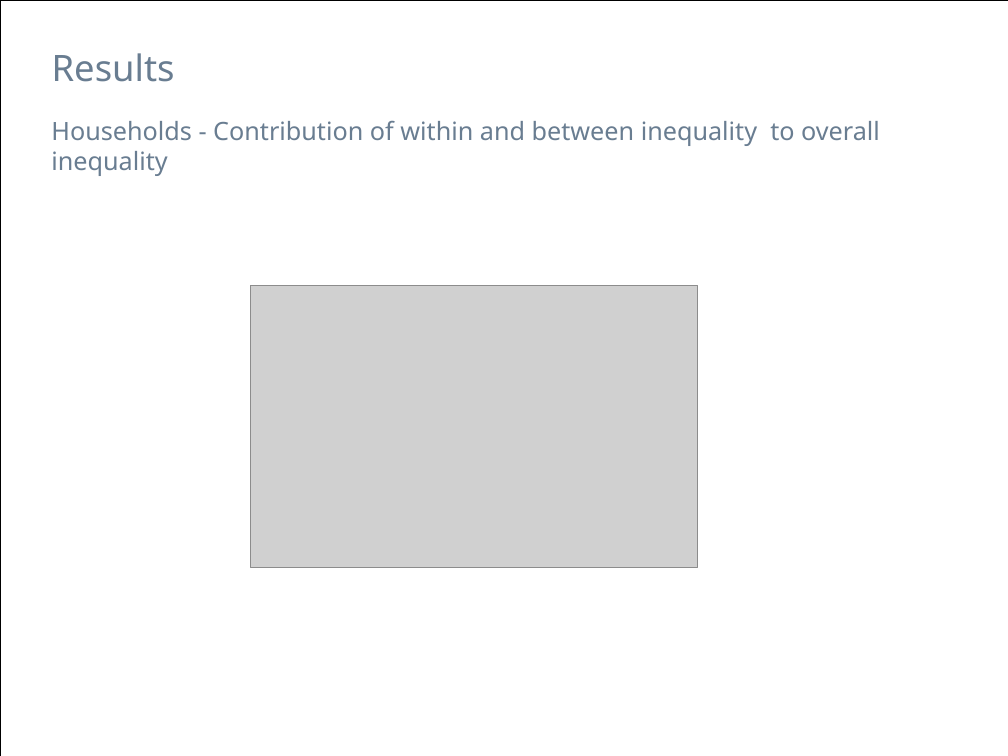
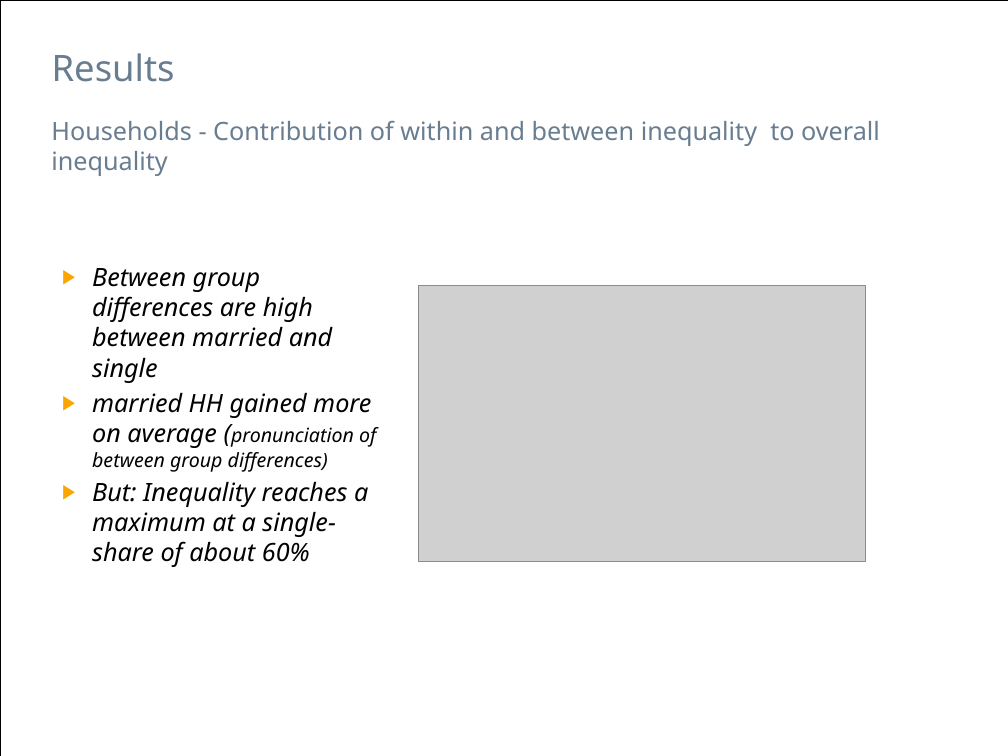
Before and after one commit to hackstutz/neuchatel, a slide deck: slide 11 of presentation/Inequality by Demographic Factors_NoTheory_2.pptx. Drawn at 1008x756 pixels with LibreOffice and Linux fonts; fonts in the diff are those of the drawing; grey boxes stand for pictures. Boxes give left, top, right and bottom in pixels: in the first picture for what was removed or moved away, otherwise in the second. Text is boxed around its words. In the diff, an @@ line names an element or a change of style, - is before the commit and + after.

```diff
--- a/presentation/Inequality by Demographic Factors_NoTheory_2.pptx
+++ b/presentation/Inequality by Demographic Factors_NoTheory_2.pptx
@@ text added at <box>92,268,376,567</box>, 18 pt, text #000000, italic @@
+▶ Between group differences are high between married and single
+▶ married HH gained more on average (pronunciation of between group differences)
+▶ But: Inequality reaches a maximum at a single-share of about 60%
@@ picture: place and size @@
-picture at <box>250,285,698,568</box>
+picture at <box>418,285,866,561</box>
```
Also in this commit, not shown: 3 other slides changed, 1 other file.
